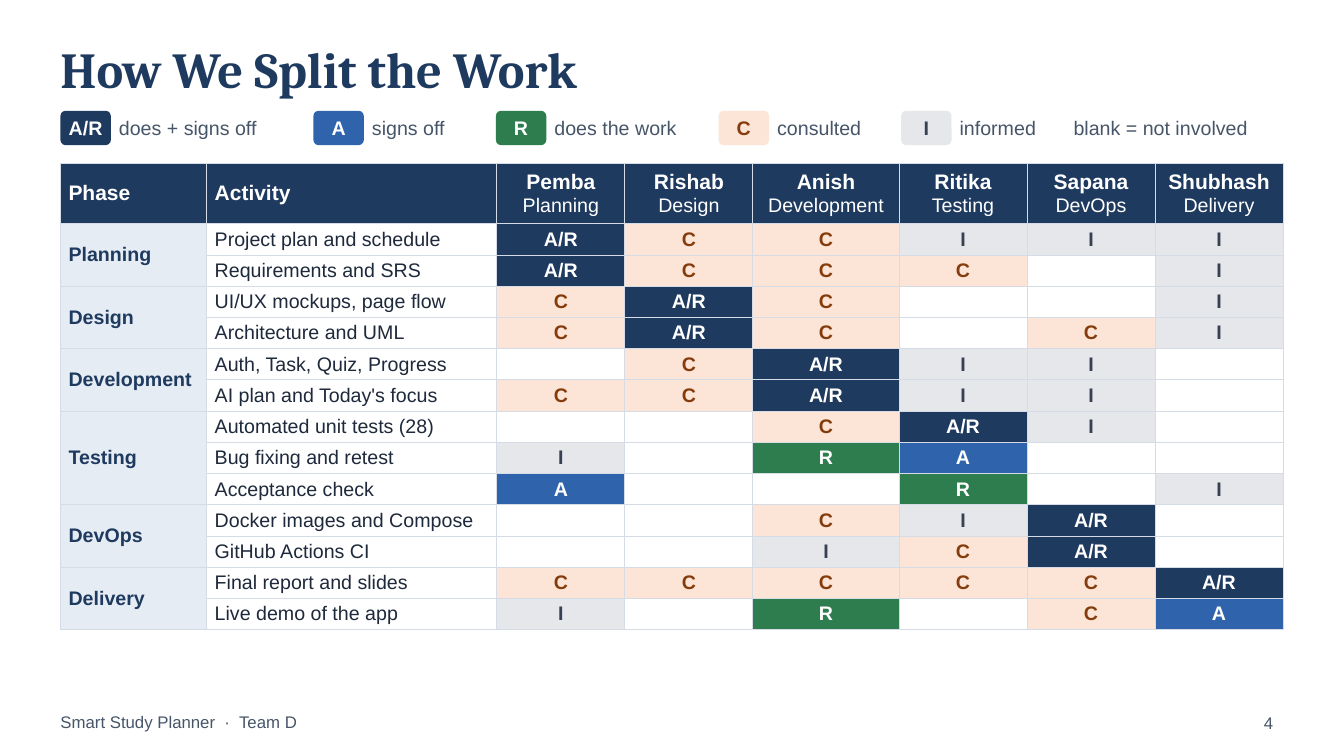
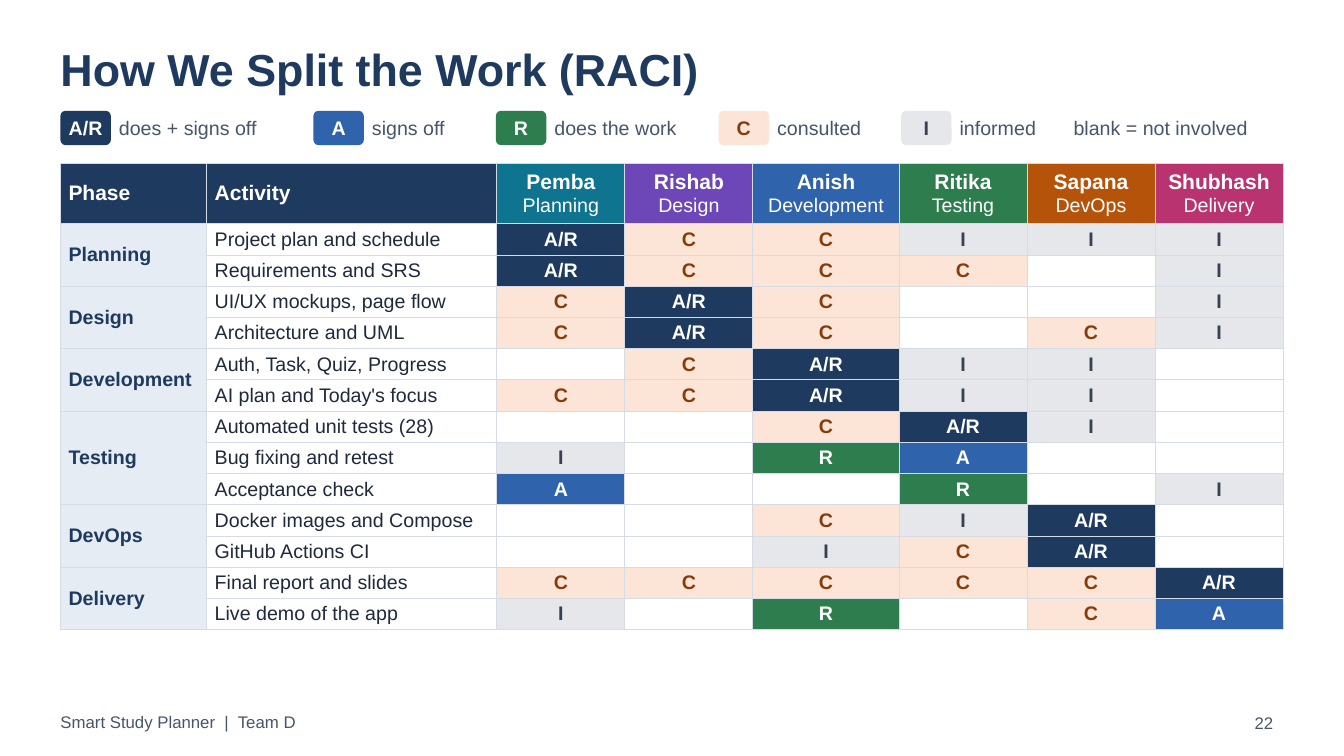
Before and after one commit to Anishpandey00/ssp-web, a slide deck: slide 22 of docs/presentations/SSP_Final_Presentation.pptx (slide 4 before the commit). Drawn at 1344x756 pixels with LibreOffice and Linux fonts; fonts in the diff are those of the drawing. Boxes give left, top, right and bottom in pixels: in the first picture for what was removed or moved away, otherwise in the second. Text is boxed around its words. In the diff, an @@ line names an element or a change of style, - is before the commit and + after.

```diff
--- a/docs/presentations/SSP_Final_Presentation.pptx
+++ b/docs/presentations/SSP_Final_Presentation.pptx
@@ title at bbox=[60, 53, 698, 95]: text changed; size 36 to 32 pt; font Cambria to Arial @@
-How We Split the Work
+How We Split the Work (RACI)
@@ table at bbox=[60, 163, 1284, 628] @@
@@ fill #1F3A5F to #0E7490 in row 1, column 3 @@
@@ fill #1F3A5F to #6D46B8 in row 1, column 4 @@
@@ fill #1F3A5F to #2F64AD in row 1, column 5 @@
@@ fill #1F3A5F to #2E7D4F in row 1, column 6 @@
@@ fill #1F3A5F to #B45309 in row 1, column 7 @@
@@ fill #1F3A5F to #B8336F in row 1, column 8 @@
@@ text at bbox=[60, 716, 296, 732]: text changed @@
-Smart Study Planner · Team D
+Smart Study Planner | Team D
@@ page number at bbox=[1255, 717, 1274, 729]: text changed @@
-4
+22
```
Also in this commit, not shown: 27 other slides changed, 3 slides added, 2 slides removed.
